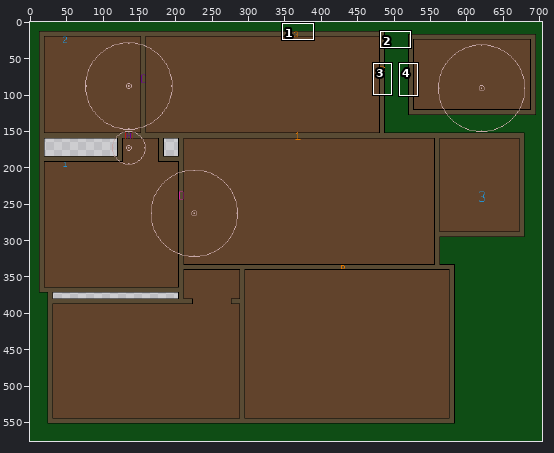
Two versions of one pixel-art file, Assets/Sprites/MapOne.ase. The first picture is a wide view before the edit; the outline marks the close-up.
Close-up. Before the edit:
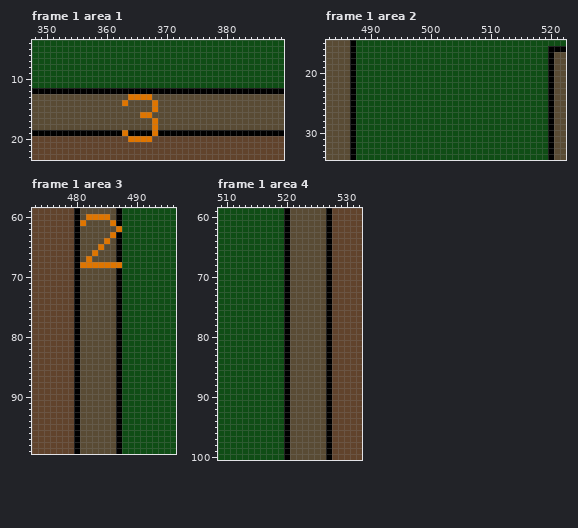
704x576 pixels, 4 frames. Colours within 5 levels of each other are drawn and written as one. Shown: frame 1 area 1: x 348..389, y 4..23; frame 1 area 2: x 483..522, y 15..34; frame 1 area 3: x 473..496, y 59..99; frame 1 area 4: x 509..532, y 59..100. The commit also changed other frames or places, which this record leaves out.
And afterwards:
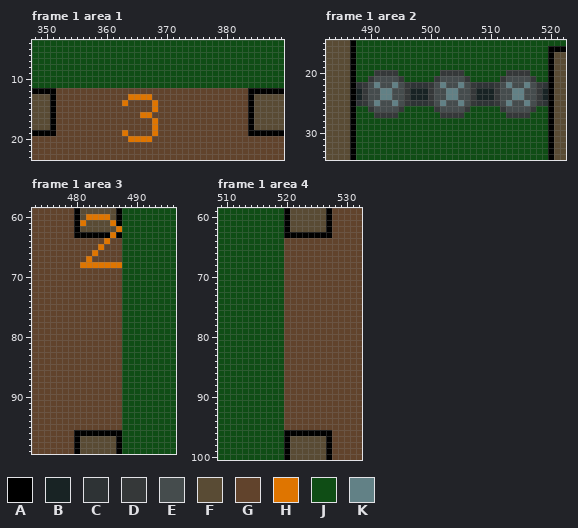
Palette (. is transparent): A #000000  B #182324  C #2e3335  D #353839  E #454c4d  F #594b34  G #61432c  H #df7500  J #0f4d15  K #628186
Change:
Changed rows in their new state; - is an unchanged pixel.
Frame 1 area 1, layer "Main":
first column x 351:
12 -GGGGGGGGGGGGGGGGGGGGGGGGGGGGGGGG-
13 AGGGGGGGGGGGG----GGGGGGGGGGGGGGGGA
14 AGGGGGGGGGGG-GGGG-GGGGGGGGGGGGGGGA
15 AGGGGGGGGGGGGGGGG-GGGGGGGGGGGGGGGA
16 AGGGGGGGGGGGGGG--GGGGGGGGGGGGGGGGA
17 AGGGGGGGGGGGGGGGG-GGGGGGGGGGGGGGGA
18 AGGGGGGGGGGGGGGGG-GGGGGGGGGGGGGGGA
19 -GGGGGGGGGGG-GGGG-GGGGGGGGGGGGGGG-
Frame 1 area 2, layer "Main":
first column x 488:
20 ---DDDD-------DDDD-------DDDD---
21 --DEEEED-----DEEEED-----DEEEED--
22 CDEKEEKEDCCCDEKEEKEDCCCDEKEEKEDC
23 BDEEKKEEDBBBDEEKKEEDBBBDEEKKEEDB
24 BDEEKKEEDBBBDEEKKEEDBBBDEEKKEEDB
25 CDEKEEKEDCCCDEKEEKEDCCCDEKEEKEDC
26 --DEEEED-----DEEEED-----DEEEED--
27 ---DDDD-------DDDD-------DDDD---
Frame 1 area 3, layer "Main":
first column x 480:
 63 -AAAAA--
 64 GGGGG-GG
 65 GGGG-GGG
 66 GGG-GGGG
 67 GG-GGGGG
 68 G-------
 69 GGGGGGGG
 70 GGGGGGGG
 71 GGGGGGGG
 72 GGGGGGGG
 73 GGGGGGGG
 74 GGGGGGGG
 75 GGGGGGGG
 76 GGGGGGGG
 77 GGGGGGGG
 78 GGGGGGGG
 79 GGGGGGGG
 80 GGGGGGGG
 81 GGGGGGGG
 82 GGGGGGGG
 83 GGGGGGGG
 84 GGGGGGGG
 85 GGGGGGGG
 86 GGGGGGGG
 87 GGGGGGGG
 88 GGGGGGGG
 89 GGGGGGGG
 90 GGGGGGGG
 91 GGGGGGGG
 92 GGGGGGGG
 93 GGGGGGGG
 94 GGGGGGGG
 95 GGGGGGGG
 96 -AAAAAA-
Frame 1 area 4, layer "Main":
first column x 520:
 63 -AAAAAA-
 64 GGGGGGGG
 65 GGGGGGGG
 66 GGGGGGGG
 67 GGGGGGGG
 68 GGGGGGGG
 69 GGGGGGGG
 70 GGGGGGGG
 71 GGGGGGGG
 72 GGGGGGGG
 73 GGGGGGGG
 74 GGGGGGGG
 75 GGGGGGGG
 76 GGGGGGGG
 77 GGGGGGGG
 78 GGGGGGGG
 79 GGGGGGGG
 80 GGGGGGGG
 81 GGGGGGGG
 82 GGGGGGGG
 83 GGGGGGGG
 84 GGGGGGGG
 85 GGGGGGGG
 86 GGGGGGGG
 87 GGGGGGGG
 88 GGGGGGGG
 89 GGGGGGGG
 90 GGGGGGGG
 91 GGGGGGGG
 92 GGGGGGGG
 93 GGGGGGGG
 94 GGGGGGGG
 95 GGGGGGGG
 96 -AAAAAA-
Where, in picture pixels (left, top, right, bottom), the same in both close-ups:
changed: (50, 88, 254, 136)
changed: (356, 70, 548, 118)
changed: (74, 232, 122, 436)
changed: (284, 232, 332, 436)
